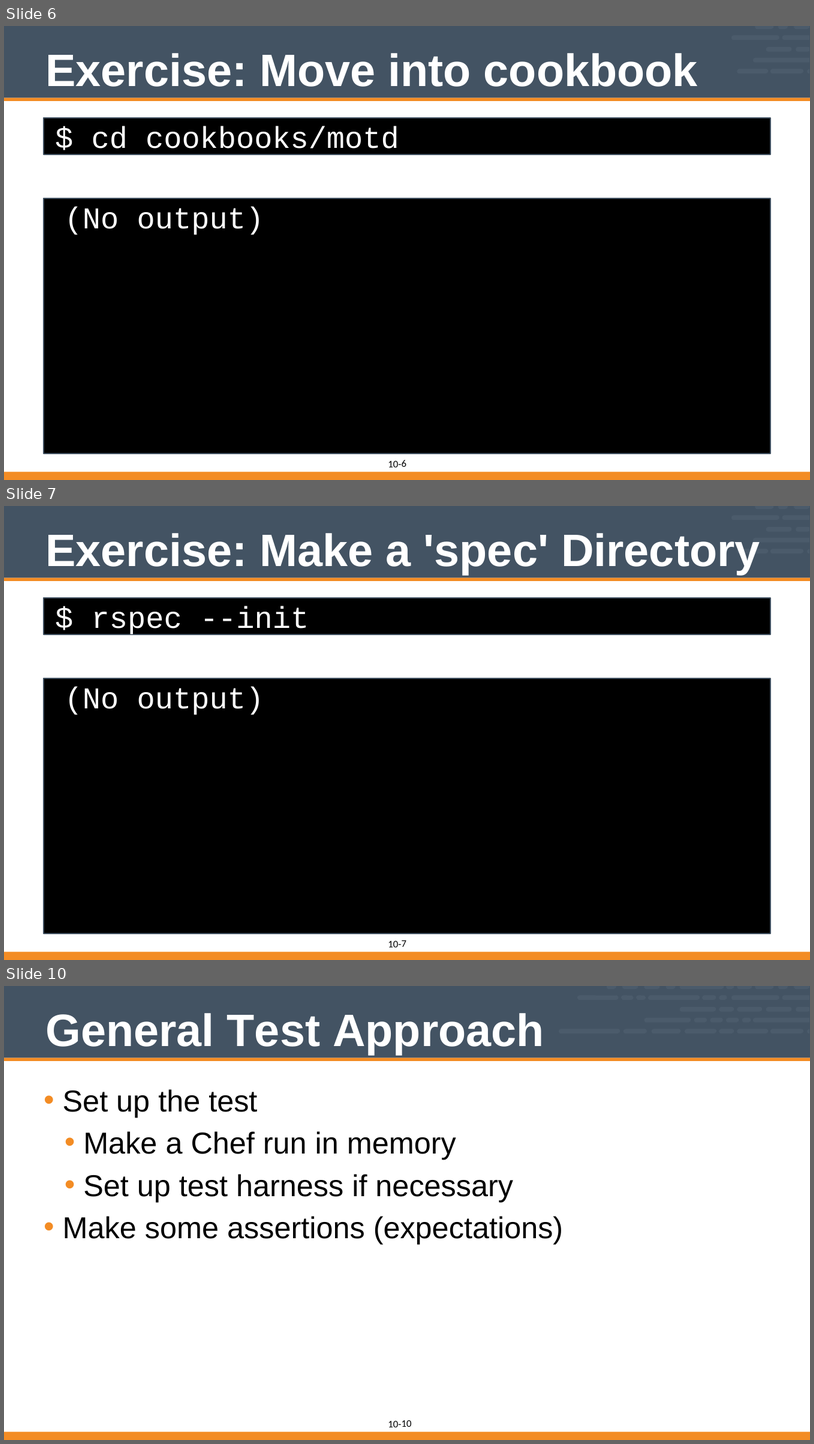
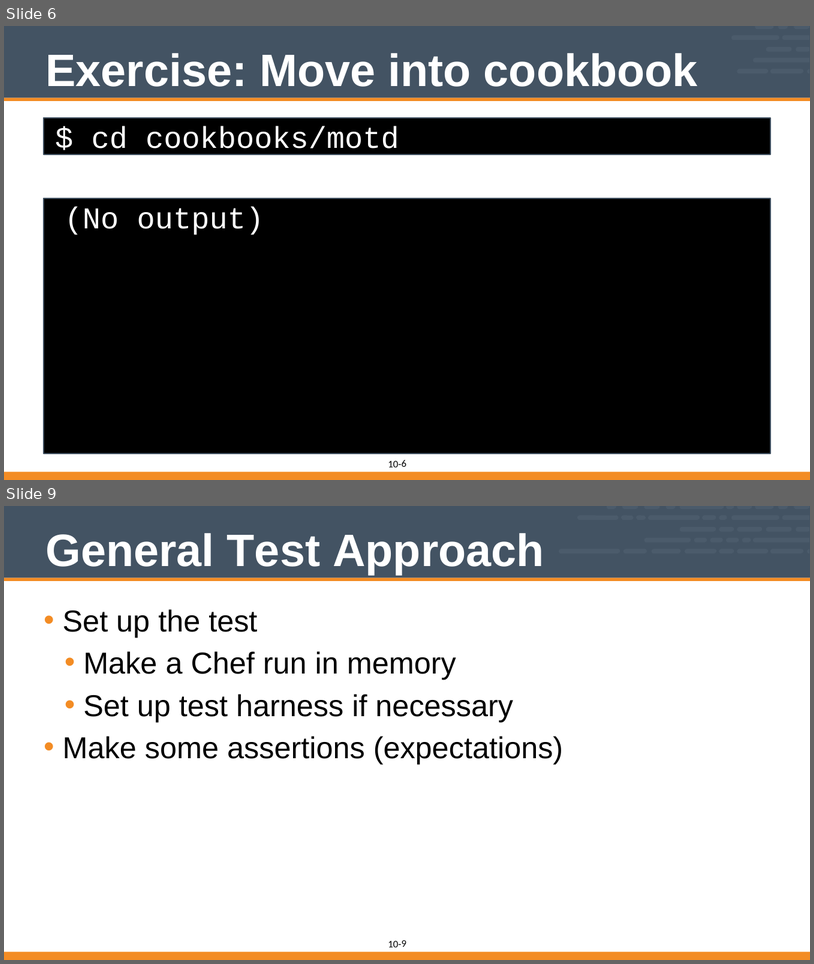
Before and after one commit to vinyar/chef-intermediate, a slide deck: 10-introduction_to_chefspec.pptx. Shown one above the other, each under a label of ours: slides 6, 7 and 10 before the commit, slides 6 and 9 after it; the slides between them are not shown. The pictures are 814x1444 and 814x964 pixels, drawn with LibreOffice and Linux fonts; fonts in the diff are those of the drawing. Boxes give left, top, right and bottom in pixels: in the first picture for what was removed or moved away, otherwise in the second. Text is boxed around its words. In the diff, an @@ line names an element or a change of style, - is before the commit and + after.

```diff
--- a/10-introduction_to_chefspec.pptx
+++ b/10-introduction_to_chefspec.pptx
@@ slide 7 removed at bbox=[4, 506, 810, 960], background #FFFFFF; not listed: 2 template elements that a slide beside it also shows @@
@@ freeform shape removed at bbox=[732, 515, 780, 520] @@
@@ freeform shape removed at bbox=[755, 506, 774, 509] @@
@@ freeform shape removed at bbox=[779, 506, 788, 509] @@
@@ freeform shape removed at bbox=[782, 515, 809, 520] @@
@@ freeform shape removed at bbox=[794, 506, 809, 509] @@
@@ title removed at bbox=[45, 533, 761, 574] @@
-Exercise: Make a 'spec' Directory
@@ freeform shape removed at bbox=[753, 538, 809, 542] @@
@@ freeform shape removed at bbox=[767, 527, 792, 531] @@
@@ freeform shape removed at bbox=[796, 527, 809, 531] @@
@@ freeform shape removed at bbox=[737, 549, 768, 553] @@
@@ freeform shape removed at bbox=[770, 549, 804, 553] @@
@@ freeform shape removed at bbox=[807, 549, 809, 553] @@
@@ freeform shape removed at bbox=[4, 577, 810, 581] @@
@@ rectangle removed at bbox=[44, 598, 771, 635] @@
-$ rspec --init
@@ rectangle removed at bbox=[44, 678, 771, 933] @@
-(No output)
@@ freeform shape removed at bbox=[4, 951, 810, 960] @@
@@ page number removed at bbox=[402, 940, 407, 946] @@
-7
@@ what was slide 10 is now slide 9 @@
@@ page number at bbox=[402, 940, 407, 946]: text changed @@
-10
+9
```
Also in this commit, not shown: 15 slides changed, 1 other slide removed.
